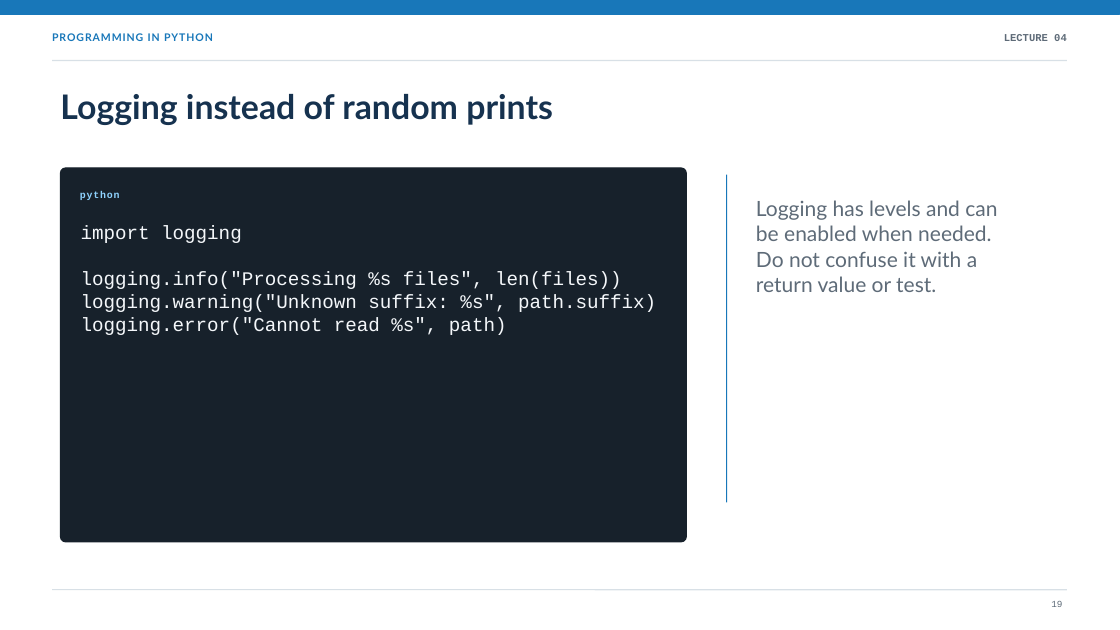
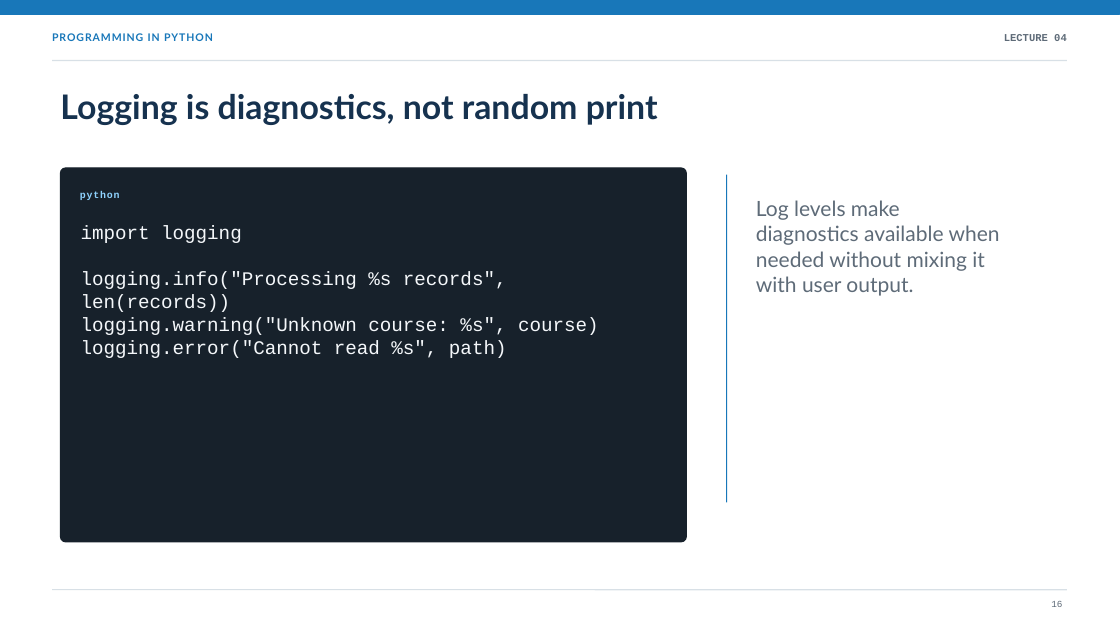
Before and after one commit to marek-horvath/python, a slide deck: slide 16 of presentations/04-testovanie-debugging-kvalita.en.pptx (slide 19 before the commit). Drawn at 1120x630 pixels with LibreOffice and Linux fonts; fonts in the diff are those of the drawing. Boxes give left, top, right and bottom in pixels: in the first picture for what was removed or moved away, otherwise in the second. Text is boxed around its words. In the diff, an @@ line names an element or a change of style, - is before the commit and + after.

```diff
--- a/presentations/04-testovanie-debugging-kvalita.en.pptx
+++ b/presentations/04-testovanie-debugging-kvalita.en.pptx
@@ text at bbox=[60, 94, 658, 125]: text changed @@
-Logging instead of random prints
+Logging is diagnostics, not random print
@@ text at bbox=[756, 200, 1000, 296]: text changed @@
-Logging has levels and can be enabled when needed. Do not confuse it with a return value or test.
+Log levels make diagnostics available when needed without mixing it with user output.
@@ text at bbox=[81, 271, 599, 335]: text changed @@
-logging.info("Processing %s files", len(files))
-logging.warning("Unknown suffix: %s", path.suffix)
+logging.info("Processing %s records", len(records))
+logging.warning("Unknown course: %s", course)
```
Also in this commit, not shown: 11 other slides changed, 6 slides added, 13 slides removed, 2 other files.
